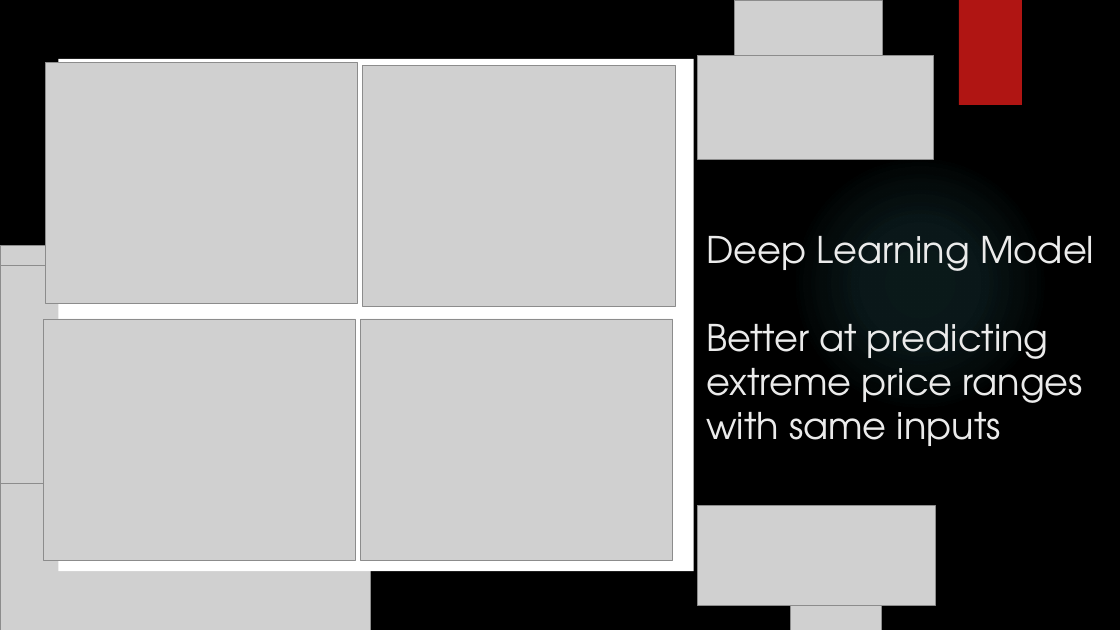
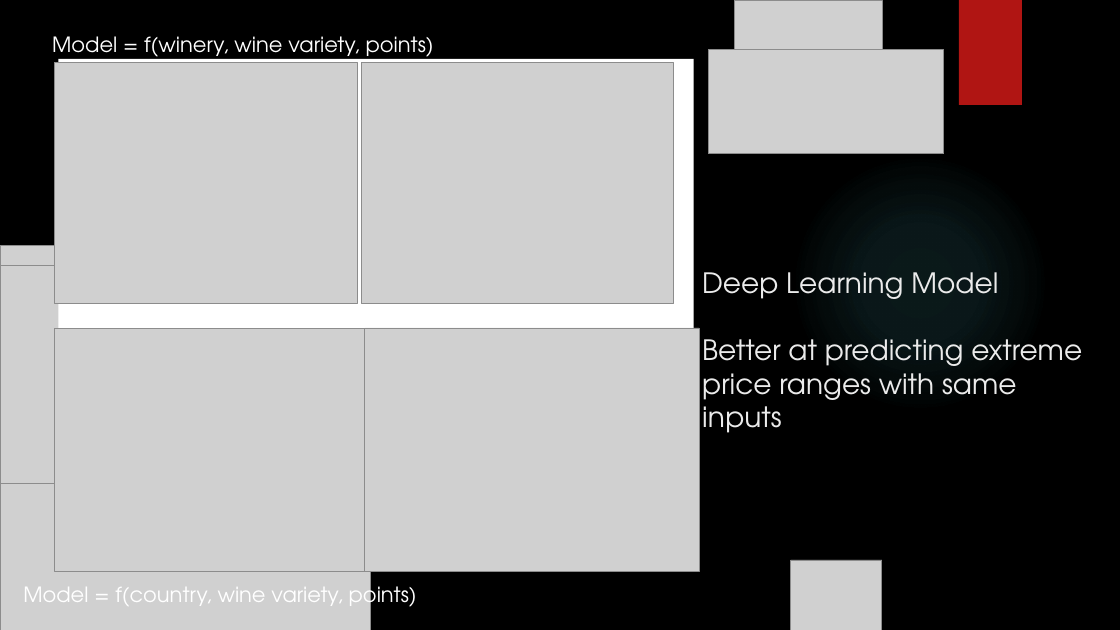
Before and after one commit to chengh8/Final-Project, a slide deck: slide 6 of Presentation/Price_presentation.pptx (slide 4 before the commit). Drawn at 1120x630 pixels with LibreOffice and Linux fonts; fonts in the diff are those of the drawing; grey boxes stand for pictures; background and template pictures are left out. Boxes give left, top, right and bottom in pixels: in the first picture for what was removed or moved away, otherwise in the second. Text is boxed around its words. In the diff, an @@ line names an element or a change of style, - is before the commit and + after.

```diff
--- a/Presentation/Price_presentation.pptx
+++ b/Presentation/Price_presentation.pptx
@@ title "Deep Learning Model Better at ...": place and size @@
-title "Deep Learning Model Better at ..." at bbox=[706, 235, 1094, 446]
+title "Deep Learning Model Better at ..." at bbox=[702, 272, 1082, 433]
@@ title "Deep Learning Model Better at ..." at bbox=[702, 272, 1082, 433]: size 31.5 to 24 pt @@
@@ text added at bbox=[52, 36, 434, 62], 18 pt, text #FFFFFF @@
+Model = f(winery, wine variety, points)
@@ picture: place and size @@
-picture at bbox=[698, 55, 933, 160]
+picture at bbox=[708, 50, 944, 154]
@@ picture: place and size @@
-picture at bbox=[45, 63, 358, 304]
+picture at bbox=[55, 63, 358, 304]
@@ picture: place and size @@
-picture at bbox=[44, 319, 356, 560]
+picture at bbox=[55, 329, 381, 572]
@@ picture: place and size @@
-picture at bbox=[360, 319, 673, 560]
+picture at bbox=[365, 328, 699, 571]
@@ picture removed at bbox=[698, 506, 935, 606] @@
@@ text added at bbox=[23, 580, 417, 612], 18 pt, text #FFFFFF @@
+Model = f(country, wine variety, points)
```
Also in this commit, not shown: 2 other slides changed, 4 slides added, 1 slide removed.
